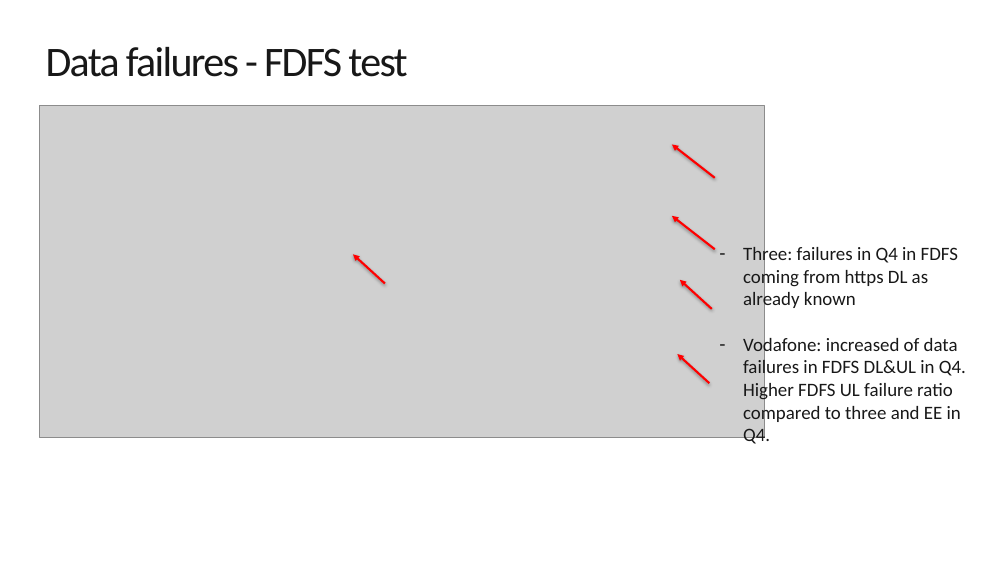
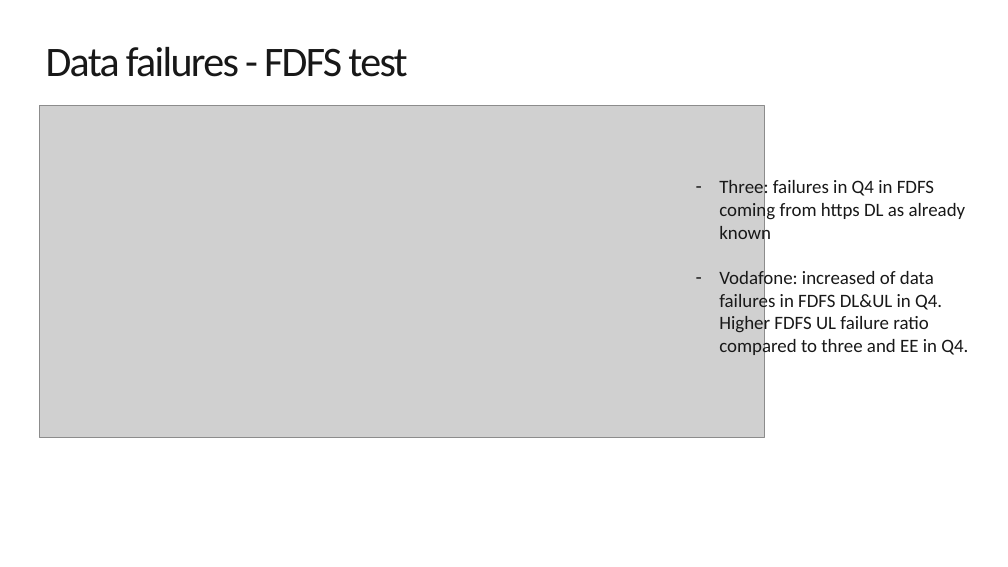
Before and after one commit to jaimetur/DashboardAnalytic, a slide deck: slide 11 of assets/templates/Template_CDR_NSA_analysis.pptx. Drawn at 1008x567 pixels with LibreOffice and Linux fonts; fonts in the diff are those of the drawing; grey boxes stand for pictures; background and template pictures are left out. Boxes give left, top, right and bottom in pixels: in the first picture for what was removed or moved away, otherwise in the second. Text is boxed around its words. In the diff, an @@ line names an element or a change of style, - is before the commit and + after.

```diff
--- a/assets/templates/Template_CDR_NSA_analysis.pptx
+++ b/assets/templates/Template_CDR_NSA_analysis.pptx
@@ arrow removed from (715, 178) to (672, 144) @@
@@ text "Three: failures in Q4 in ..." rewrapped from (743,244,966,447) to (719,178,968,358) @@
@@ arrow removed from (715, 250) to (672, 216) @@
@@ arrow removed from (385, 284) to (353, 254) @@
@@ arrow removed from (712, 309) to (680, 280) @@
@@ arrow removed from (709, 383) to (678, 354) @@
```
Also in this commit, not shown: 13 other slides changed, 1 other file.
